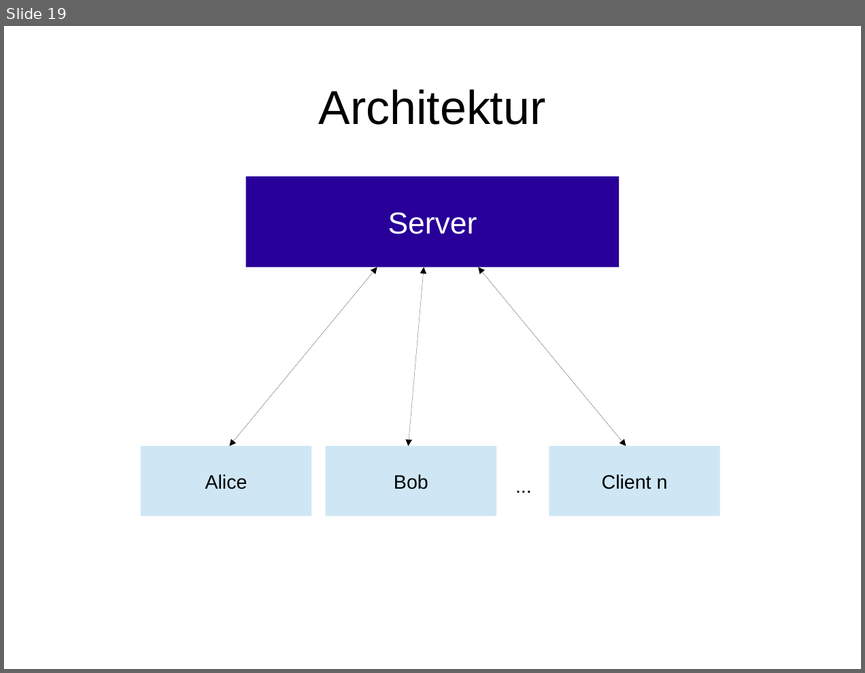
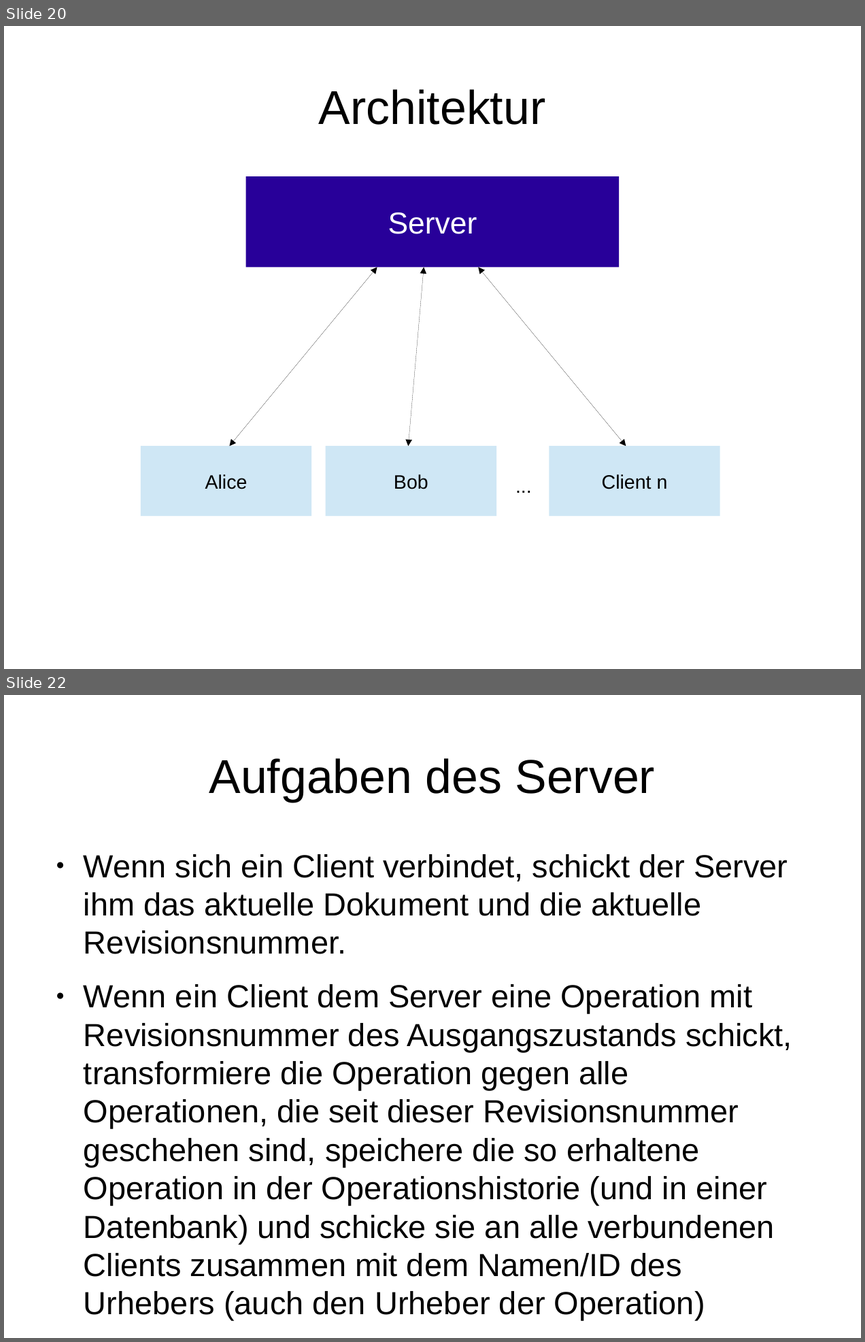
Before and after one commit to timjb/presentations, a slide deck: operational-transformation/operational-transformation.odp. Shown one above the other, each under a label of ours: slide 19 before the commit, slides 20 and 22 after it; the slides between them are not shown. The pictures are 865x673 and 865x1342 pixels, drawn with LibreOffice and Linux fonts; fonts in the diff are those of the drawing. Boxes give left, top, right and bottom in pixels: in the first picture for what was removed or moved away, otherwise in the second. Text is boxed around its words. In the diff, an @@ line names an element or a change of style, - is before the commit and + after.

Commit message:
Beschreibe zusammenfügbare Operationen, die Aufgaben des Servers

```diff
--- a/operational-transformation/operational-transformation.odp
+++ b/operational-transformation/operational-transformation.odp
@@ slide 22 added at (4, 695, 861, 1338), background #FFFFFF @@
@@ title added at (209, 758, 655, 802), 44 pt, text #000000 @@
+Aufgaben des Server
@@ text added at (84, 854, 792, 1276), 29.6 pt, text #000000 @@
+● Wenn sich ein Client verbindet, schickt der Server ihm das aktuelle Dokument und die aktuelle Revisionsnummer.
+● Wenn ein Client dem Server eine Operation mit Revisionsnummer des Ausgangszustands schickt, transformiere die Operation gegen alle Operationen, die seit dieser Revisionsnummer geschehen sind, speichere die so erhaltene Operation in der Operationshistorie (und in einer Datenbank) und schicke sie an alle verbundenen Clients zusammen mit dem Namen/ID des Urhebers (auch den Urheber der Operation)
@@ what was slide 19 is now slide 20 @@
```
Also in this commit, not shown: 4 other slides added, 1 slide removed, 1 other file.
